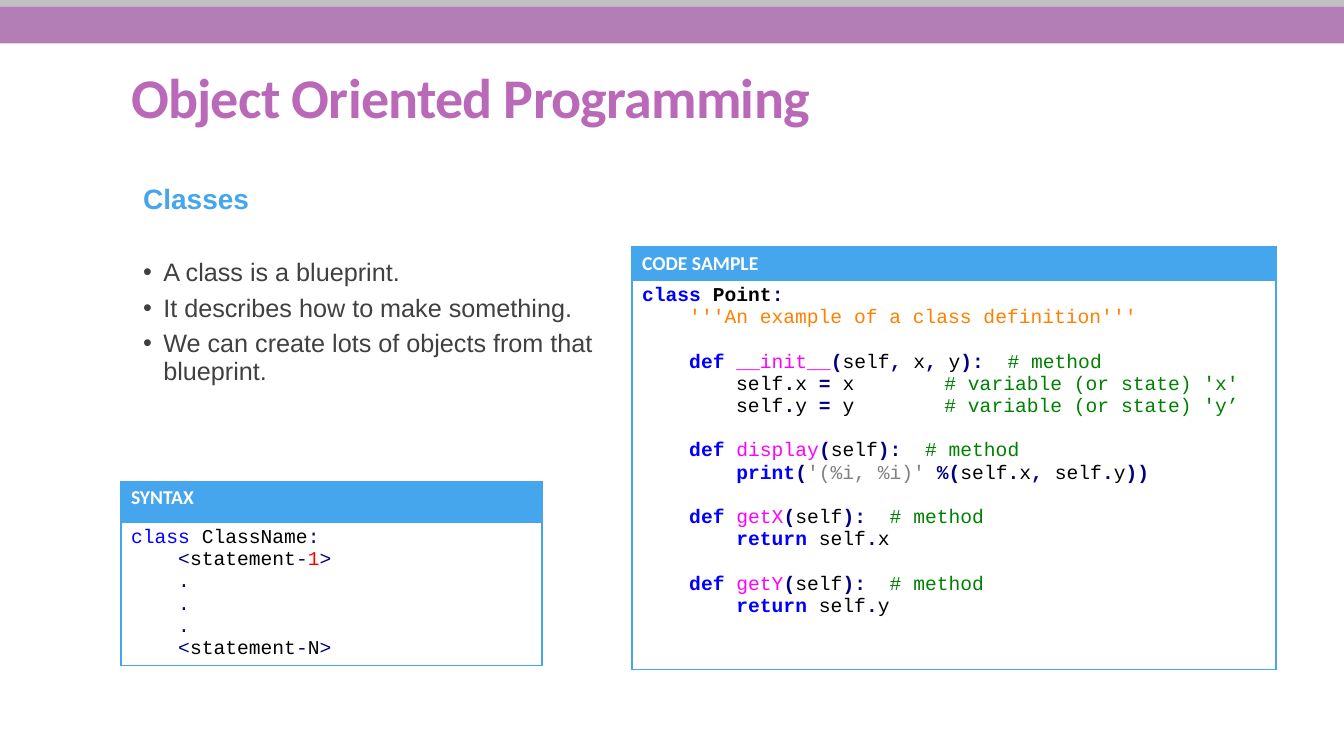
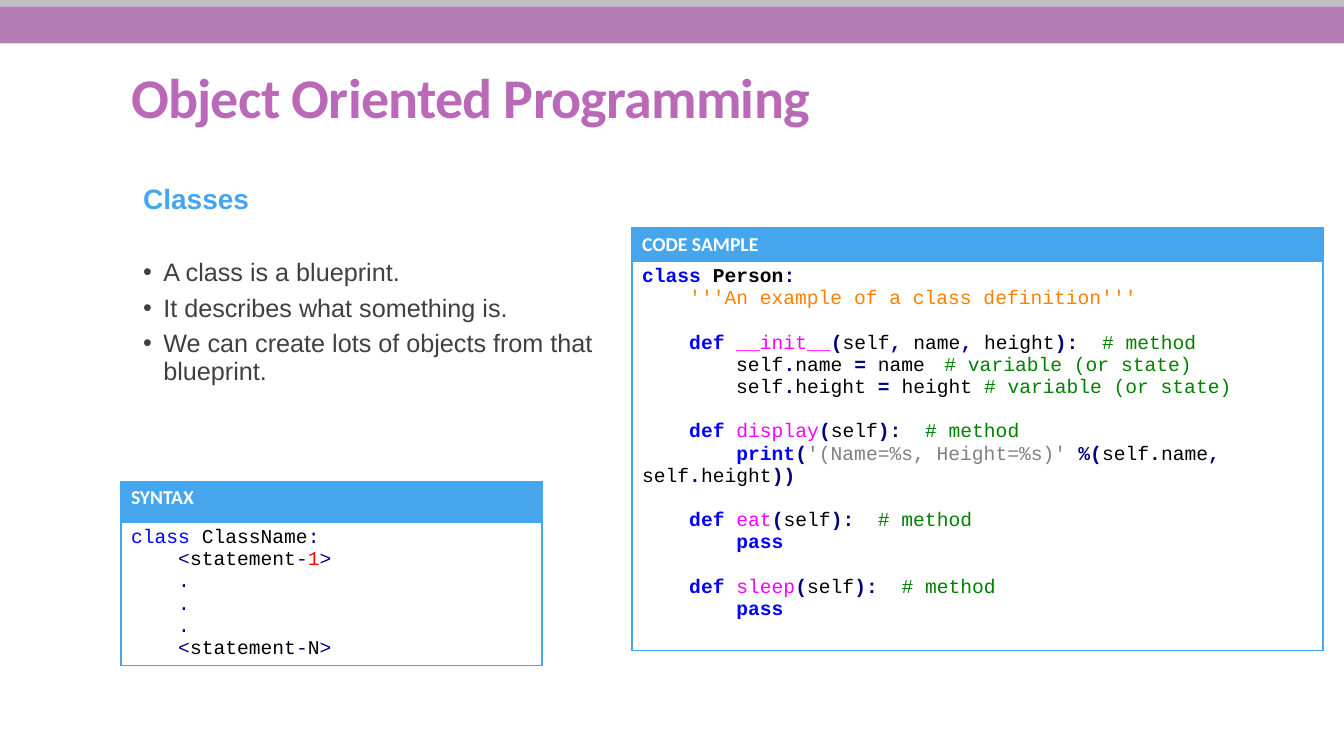
Before and after one commit to She-Codes-Now/Intro-to-Python, a slide deck: slide 25 of Python-SheCodesNow_updated.pptx. Drawn at 1344x756 pixels with LibreOffice and Linux fonts; fonts in the diff are those of the drawing; background and template pictures are left out. Boxes give left, top, right and bottom in pixels: in the first picture for what was removed or moved away, otherwise in the second. Text is boxed around its words. In the diff, an @@ line names an element or a change of style, - is before the commit and + after.

```diff
--- a/Python-SheCodesNow_updated.pptx
+++ b/Python-SheCodesNow_updated.pptx
@@ table at (632, 228, 1324, 650) @@
-row 2, column 1: class Point: / '''An example of a class definition''' / def __init__(self, x, y): # method / self.x = x # variable (or state) 'x' / self.y = y # variable (or state) 'y’ / def display(self): # method / print('(%i, %i)' %(self.x, self.y)) / def getX(self): # method / return self.x / def getY(self): # method / return self.y
+row 2, column 1: class Person: / '''An example of a class definition''' / def __init__(self, name, height): # method / self.name = name # variable (or state) / self.height = height # variable (or state) / def display(self): # method / print('(Name=%s, Height=%s)' %(self.name, self.height)) / def eat(self): # method / pass / def sleep(self): # method / pass
@@ table: place and size @@
-table at (632, 246, 1276, 668)
+table at (632, 228, 1324, 650)
@@ text at (163, 298, 507, 322): text changed @@
-  • It describes how to make something.
+  • It describes what something is.
```
Also in this commit, not shown: 13 other slides changed.
